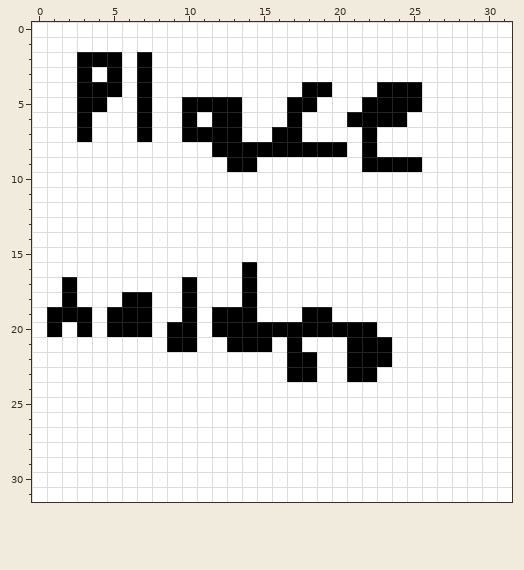
File history of a pixel-art sprite, gfx/pokemon/back/starmieb.png. Above is the file before it was changed.
The file is 32x32 pixels.
After the commit:
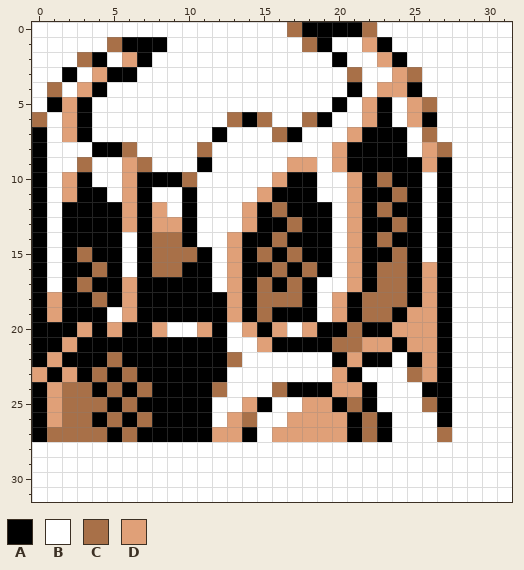
Palette (. is transparent): A #000000  B #ffffff  C #a87048  D #e0a078
Change:
y 0: x 17..22 BBBBBB -> CAAAAC
y 1: x 5..8 BBBB -> CAAA; x 18..19 BB -> CA; x 22..23 BB -> DA
y 2: x 3 A -> C; x 5..6 AB -> BD; x 20 B -> A; x 23..24 BB -> DA
y 3: x 2..4 BAB -> ABD; x 6..7 BA -> AB; x 21 B -> C; x 24..25 BB -> DC
y 4: x 1 B -> C; x 3 A -> D; x 5 A -> B; x 7 A -> B; x 18..19 AA -> BB; x 21 B -> A; x 23..24 AA -> DD
y 5: x 1..2 BB -> AD; x 4 A -> B; x 7 A -> B; x 10..13 AAAA -> BBBB; x 17..18 AA -> BB; x 20 B -> A; x 22 A -> D; x 24..26 AAB -> BDC
y 6: x 0 B -> C; x 2 B -> D; x 7 A -> B; x 10 A -> B; x 12..15 AABB -> BCAC; x 17..19 ABB -> BCA; x 21..22 AA -> BD; x 24..26 ABB -> BDA
y 7: x 0 B -> A; x 2 B -> D; x 7 A -> B; x 10..11 AA -> BB; x 13 A -> B; x 16 A -> C; x 21 B -> D; x 23..24 BB -> AA; x 26 B -> C
y 8: x 0 B -> A; x 4..6 BBB -> AAC; x 11..21 BAAAAAAAAAB -> CBBBBBBBBDA; x 23..24 BB -> AA; x 26..27 BB -> DC
y 9: x 0 B -> A; x 3 B -> C; x 6..7 BB -> DC; x 11 B -> A; x 13..14 AA -> BB; x 17..18 BB -> DD; x 20..21 BB -> DA; x 26..27 BB -> DA
y 10: x 0 B -> A; x 2..3 BB -> DA; x 6..10 BBBBB -> DAAAC; x 16..18 BBB -> DAA; x 21..25 BBBBB -> DACAA; x 27 B -> A
y 11: x 0 B -> A; x 2..4 BBB -> DAA; x 6..7 BB -> DA; x 10 B -> A; x 15..18 BBBB -> DAAA; x 21..25 BBBBB -> DAACA; x 27 B -> A
y 12: x 0 B -> A; x 2..8 BBBBBBB -> AAAADAD; x 10 B -> A; x 14..19 BBBBBB -> DACAAA; x 21..25 BBBBB -> DACAA; x 27 B -> A
y 13: x 0 B -> A; x 2..10 BBBBBBBBB -> AAAADADDA; x 14..19 BBBBBB -> DAACAA; x 21..25 BBBBB -> DAACA; x 27 B -> A
y 14: x 0 B -> A; x 2..5 BBBB -> AAAA; x 7..10 BBBB -> ACCA; x 13..19 BBBBBBB -> DAACAAA; x 21..25 BBBBB -> DACAA; x 27 B -> A
y 15: x 0 B -> A; x 2..5 BBBB -> ACAA; x 7..11 BBBBB -> ACCCA; x 13..19 BBBBBBB -> DACACAA; x 21..25 BBBBB -> DAACA; x 27 B -> A
y 16: x 0 B -> A; x 2..5 BBBB -> AACA; x 7..11 BBBBB -> ACCAA; x 13 B -> D; x 15..19 BBBBB -> ACACA; x 21..27 BBBBBBB -> DACCADA
y 17: x 0 B -> A; x 3..9 BBBBBBB -> CAADAAA; x 11 B -> A; x 13 B -> D; x 15..18 BBBB -> CACA; x 21..27 BBBBBBB -> DACCADA
y 18: x 0..1 BB -> AD; x 3..6 BBBA -> ACAD; x 8..9 BB -> AA; x 11..13 BBB -> AAD; x 15..18 BBBB -> CCCA; x 20..27 BBBBBBBB -> DACCCADA
y 19: x 0..1 BA -> AD; x 4..6 BAA -> ABD; x 8..9 BB -> AA; x 11 B -> A; x 13 A -> D; x 15..17 BBB -> CAA; x 19..27 ABBBBBBBB -> BDACCADDA
y 20: x 0 B -> A; x 2..5 BABA -> ADAD; x 8..11 BAAB -> DBBD; x 13..14 AA -> BD; x 16..18 AAA -> DBD; x 21 A -> C; x 23..27 BBBBB -> ADDDA
y 21: x 0..8 BBBBBBBBB -> AADAAAAAA; x 11..16 BBAAAB -> AABBDA; x 18..27 BBBAAABBBB -> AACCDDADDA
y 22: x 0..13 BBBBBBBBBBBBBB -> ADAAACAAAAAAAC; x 17..18 AA -> BB; x 20..21 BA -> AD; x 25..27 BBB -> ADA
y 23: x 0..12 BBBBBBBBBBBBB -> DADACACAAAAAA; x 17..18 AA -> BB; x 20 B -> D; x 22 A -> B; x 25..27 BBB -> CDA
y 24: x 0..12 BBBBBBBBBBBBB -> ADCCACACAAAAC; x 16..22 BBBBBBB -> CAAADDA; x 26..27 BB -> AA
y 25: x 0..11 BBBBBBBBBBBB -> ADCCCACAAAAA; x 14..15 BB -> DA; x 18..22 BBBBB -> DDACA; x 26..27 BB -> CA
y 26: x 0..11 BBBBBBBBBBBB -> ADCCACACAAAA; x 13..14 BB -> DC; x 17..23 BBBBBBB -> DDDDACA; x 27 B -> A
y 27: x 0..14 BBBBBBBBBBBBBBB -> ACCCCACAAAAADDA; x 16..23 BBBBBBBB -> DDDDDACA; x 27 B -> C
